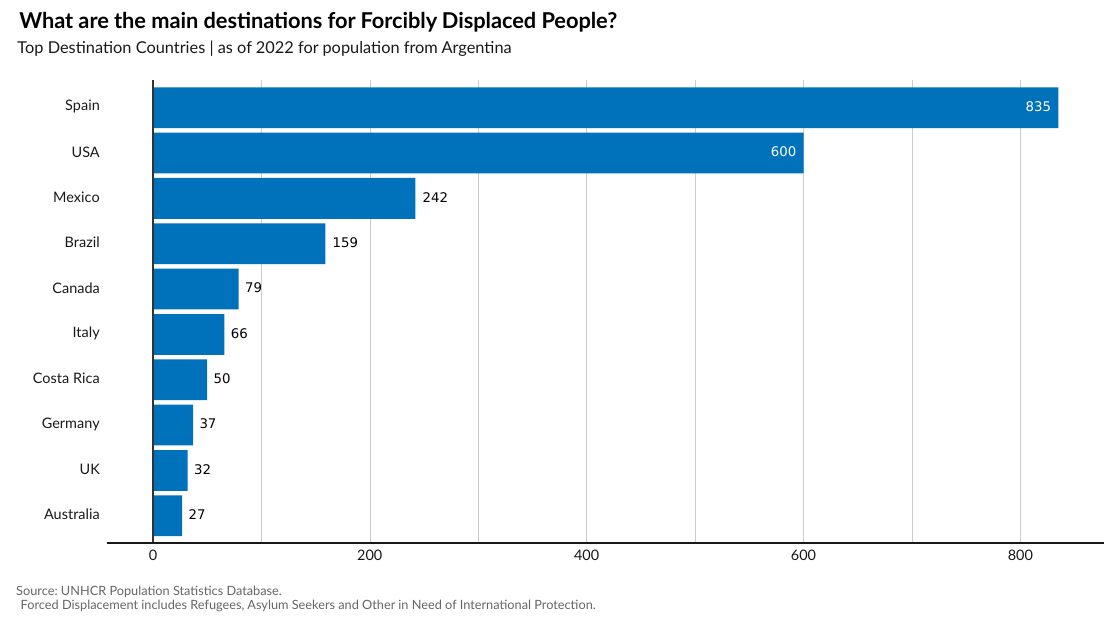
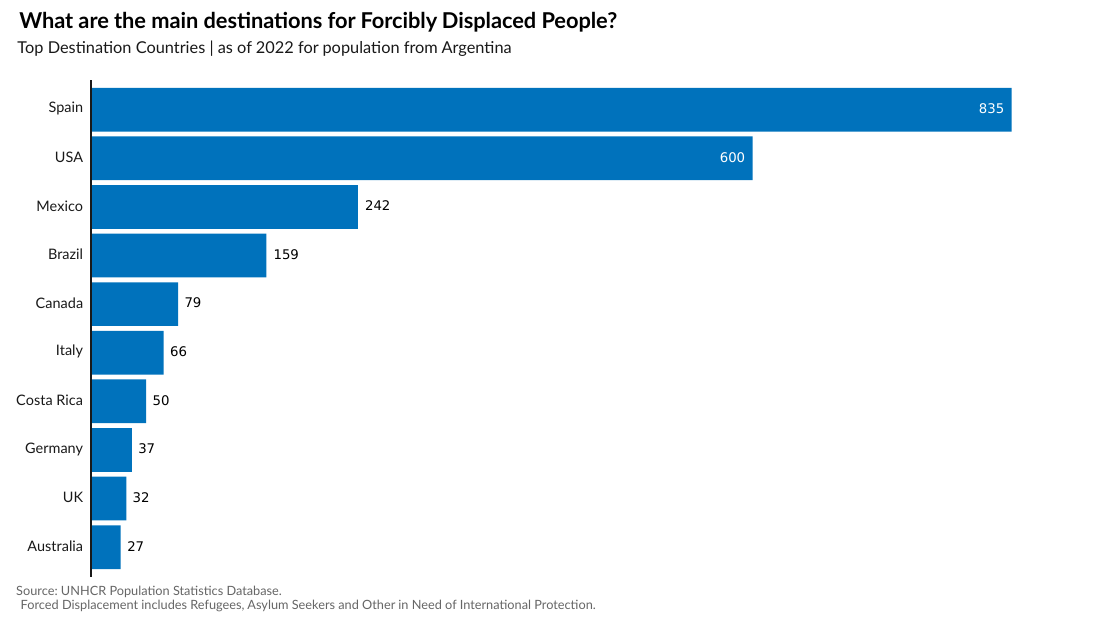
Before and after one commit to Edouard-Legoupil/unhcrdatapackage, a slide deck: slide 18 of inst/rmarkdown/templates/country_prez/skeleton/skeleton.pptx (slide 15 before the commit). Drawn at 1120x630 pixels with LibreOffice and Linux fonts; fonts in the diff are those of the drawing; background and template pictures are left out. Boxes give left, top, right and bottom in pixels: in the first picture for what was removed or moved away, otherwise in the second. Text is boxed around its words. In the diff, an @@ line names an element or a change of style, - is before the commit and + after.

```diff
--- a/inst/rmarkdown/templates/country_prez/skeleton/skeleton.pptx
+++ b/inst/rmarkdown/templates/country_prez/skeleton/skeleton.pptx
@@ rectangle: place and size @@
-rectangle at [153,87,1059,129]
+rectangle at [91,88,1012,132]
@@ freeform shape: place and size @@
-freeform shape at [153,81,153,544]
+freeform shape at [91,81,91,576]
@@ freeform shape at [91,81,91,576]: outline #CBCBCB 0.53 pt to #191919 1.07 pt @@
@@ text "Spain": place and size @@
-text "Spain" at [65,99,100,113]
+text "Spain" at [49,101,84,115]
@@ text "835": place and size @@
-text "835" at [1026,101,1051,112]
+text "835" at [979,103,1004,113]
@@ rectangle: place and size @@
-rectangle at [153,133,804,174]
+rectangle at [91,136,753,180]
@@ text "USA": place and size @@
-text "USA" at [72,146,100,157]
+text "USA" at [55,151,83,162]
@@ text "600": place and size @@
-text "600" at [771,146,796,157]
+text "600" at [720,152,745,163]
@@ text "Mexico": place and size @@
-text "Mexico" at [53,191,100,202]
+text "Mexico" at [36,200,83,211]
@@ rectangle: place and size @@
-rectangle at [153,178,415,219]
+rectangle at [91,185,358,229]
@@ 2 texts, 1 rectangle: place and size @@
-2 texts, 1 rectangle at [153,192,448,265]
+2 texts, 1 rectangle at [91,200,390,277]
@@ text "Brazil": place and size @@
-text "Brazil" at [65,236,100,247]
+text "Brazil" at [48,248,83,259]
@@ text "Canada": place and size @@
-text "Canada" at [52,282,100,293]
+text "Canada" at [36,297,84,308]
@@ text "Italy": place and size @@
-text "Italy" at [73,326,100,340]
+text "Italy" at [56,344,83,358]
@@ 2 rectangles, 1 text: place and size @@
-2 rectangles, 1 text at [153,269,262,355]
+2 rectangles, 1 text at [91,282,202,375]
@@ 2 texts, 1 rectangle: place and size @@
-2 texts, 1 rectangle at [153,328,248,401]
+2 texts, 1 rectangle at [91,346,187,423]
@@ text "Costa Rica": place and size @@
-text "Costa Rica" at [33,372,100,383]
+text "Costa Rica" at [16,394,83,405]
@@ text "Germany": place and size @@
-text "Germany" at [42,417,100,431]
+text "Germany" at [25,442,83,456]
@@ rectangle: place and size @@
-rectangle at [153,405,193,446]
+rectangle at [91,429,132,472]
@@ text "37": place and size @@
-text "37" at [200,418,217,428]
+text "37" at [138,443,155,453]
@@ rectangle: place and size @@
-rectangle at [153,496,182,537]
+rectangle at [91,477,126,521]
@@ text "UK": place and size @@
-text "UK" at [80,463,100,474]
+text "UK" at [63,491,83,502]
@@ text "32": place and size @@
-text "32" at [194,464,211,475]
+text "32" at [133,492,150,502]
@@ rectangle: place and size @@
-rectangle at [153,450,187,492]
+rectangle at [91,525,120,569]
@@ text "Australia": place and size @@
-text "Australia" at [44,508,100,519]
+text "Australia" at [27,540,83,551]
@@ text "27": place and size @@
-text "27" at [189,509,206,519]
+text "27" at [127,541,144,551]
@@ group removed at [108,81,1104,560]: 10 freeform shapes, 5 texts @@
-0
-200
-400
-600
-800
```
Also in this commit, not shown: 7 other slides changed, 4 slides added, 1 slide removed, 30 other files.
